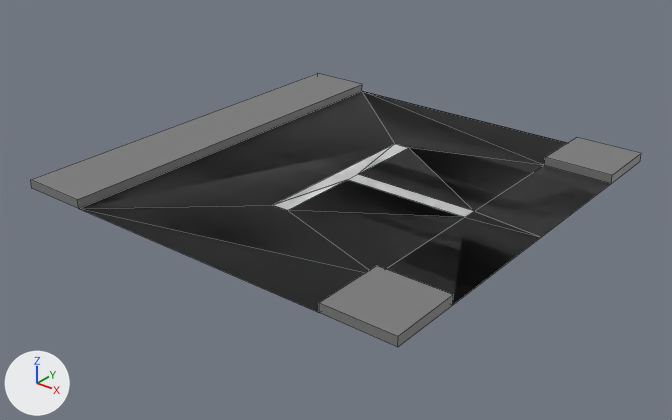
The FBX model Unity AR Project/Assets/Models/RoadPieces/RoadTJunc.fbx: old version first, new version second.
One viewpoint serves both versions: a 50 mm lens placed at (0.292, -0.374, 0.208), pointed at (0.002, -0.011, -0.017). The lights are fixed; the arrows at lower left show +X, +Y and +Z. Mesh edges are drawn as thin lines. Where no turn or scale is listed for an object, it has been applied to the vertices.

Objects in the first picture: 'Pavement', 'RoadTJunc'.
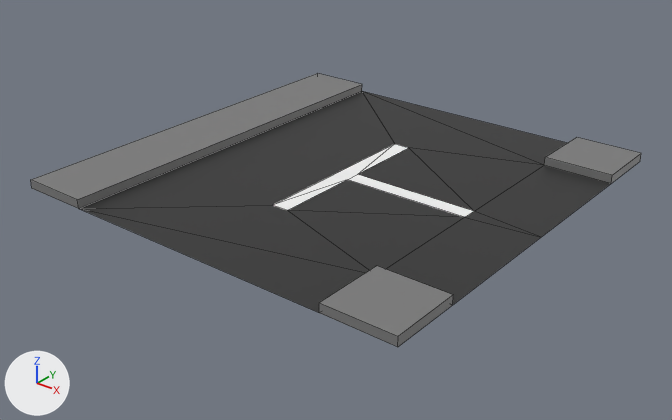
Commit message: Updated model
Fixed RoadTJunc piece to no longer include a duplicate mesh of the road

What the commit changed:
me_mesh_001 is used by ob_pavement; location (0.0, 0.0, 0.0).
me_mesh_001 had 33 vertices, 31 faces and spanned x -0.12..0.12, y -0.12..0.12, z 0.0..0.005.
me_mesh_001 now has 24 vertices, 15 faces and spans x -0.12..0.12, y -0.12..0.12, z 0.0..0.005.
Part 1, on me_mesh_001:
9 vertices are removed from x -0.005..0.12, y -0.055..0.054, z 0.0.
16 faces are deleted.

Location of each change, (x1, y1, x2, y2) in pixels of the pictures (672 x 420 px):
part 1 of me_mesh_001, deleted (black): before (79, 91, 567, 313)
'RoadTJunc', unchanged, uncovered by the edit: before (387, 166, 611, 304); after (79, 91, 611, 313)
